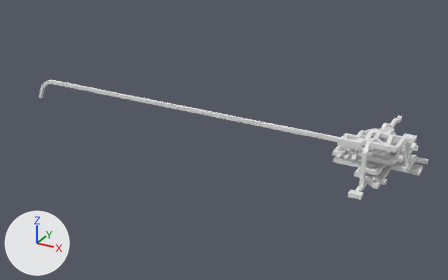
What one commit did to the Blender file Assets/Art/Models/UnityTunnelsMap Final.blend.
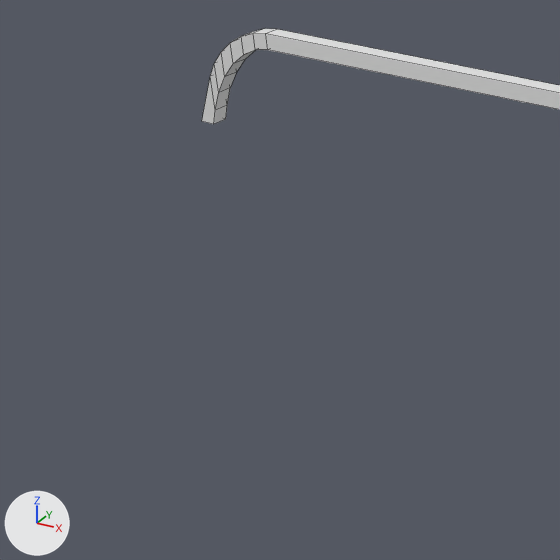
Each version is shown whole from a camera (50 mm lens) standing at (35.0, -134.0, 70.0) and looking at (-45.0, 11.3, -2.7), then close up on the part from 0% to 24% of the width and 27% to 65% of the height. Arrows for +X, +Y and +Z are at lower left; the lights stay in place. The close-ups show mesh edges as thin lines. Materials are left out; every surface is plain grey.

Script lines for the objects in view, before the commit:
```python
me_plane = bpy.data.meshes.new('Plane')
me_plane.from_pydata(...)  # 2126 vertices, 1486 faces; spans x -105.5..12.0, y -9.0..30.0, z 0.0..11.0
# faces by material slot: [380, 1106]
me_plane.materials.append(mat_floor)
me_plane.materials.append(mat_walls)
ob_tunnels = bpy.data.objects.new('Tunnels', me_plane)
ob_tunnels.location = (0.0, 0.0, 0.0)
```
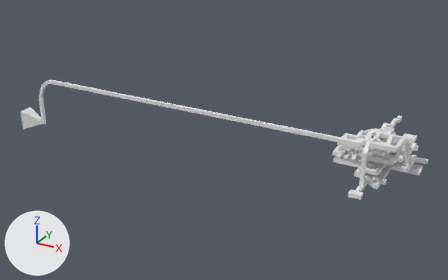
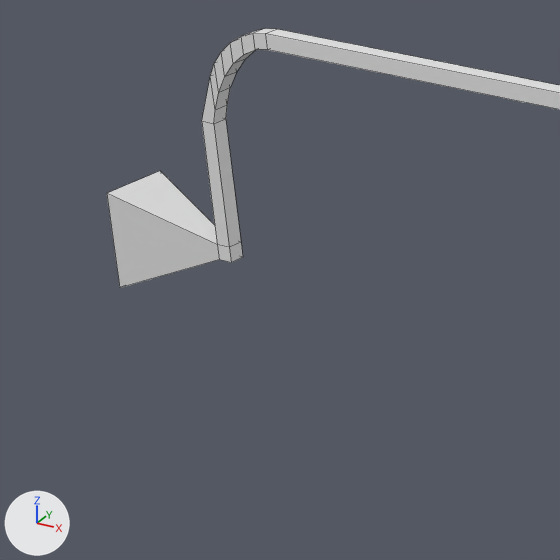
What differs and where, as boxes [x1, y1, x2, y2] in the close-ups (560 x 560 px):
'Tunnels', reshaped
    before: [202, 29, 560, 124]
    after: [107, 29, 560, 288]
part 1 of me_plane, added
    after: [107, 119, 243, 288]

Diff of the bpy script that builds the scene:
```diff
--- a/Assets/Art/Models/UnityTunnelsMap Final.blend.py
+++ b/Assets/Art/Models/UnityTunnelsMap Final.blend.py
@@ me_plane @@
 # used by ob_tunnels; location = (0.0, 0.0, 0.0)
-me_plane.from_pydata(...)  # 2126 vertices, 1486 faces; spans x -105.5..12.0, y -9.0..30.0, z 0.0..11.0
+me_plane.from_pydata(...)  # 2138 vertices, 1499 faces; spans x -112.5..12.0, y -9.0..30.0, z -8.1..11.0
+# me_plane part 1
+# 12 vertices are added at x -112.5..-104.5, y -1.7..2.8, z -8.1..-1.9
+# 13 new faces join them
```
